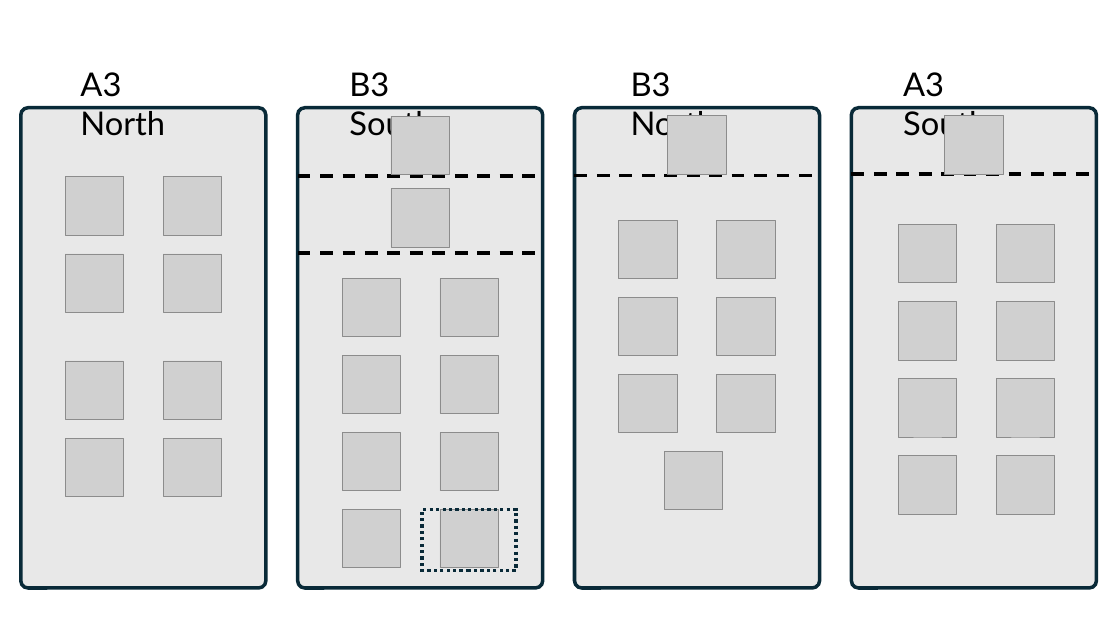
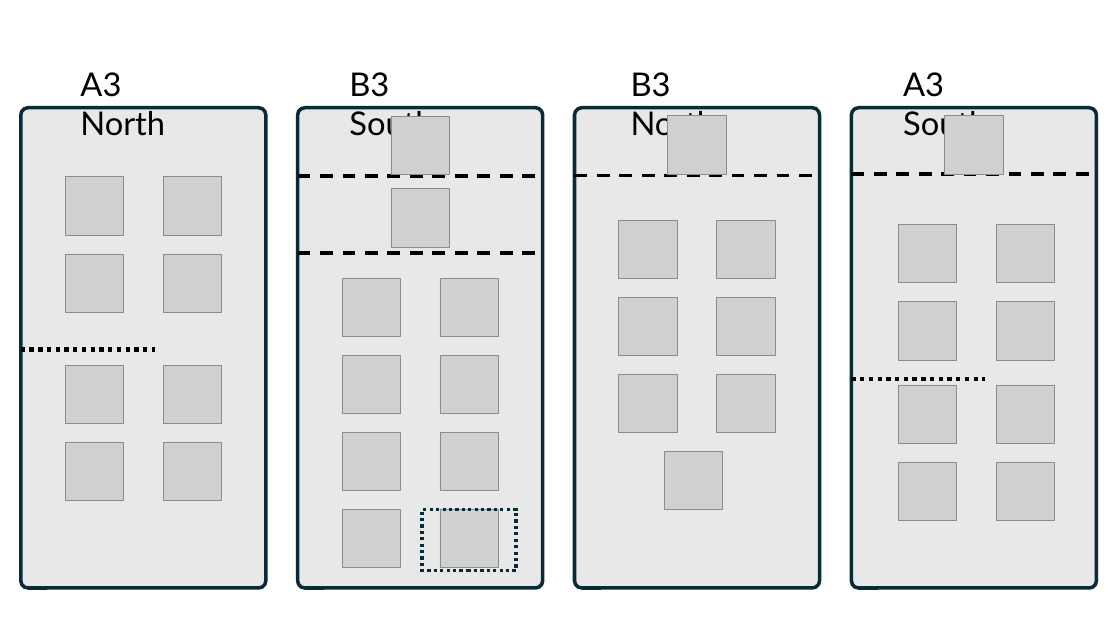
Before and after one commit to geraintpalmer/bed_moves_policy, a slide deck: slide 1 of images/icu.pptx. Drawn at 1120x630 pixels with LibreOffice and Linux fonts; fonts in the diff are those of the drawing; grey boxes stand for pictures. Boxes give left, top, right and bottom in pixels: in the first picture for what was removed or moved away, otherwise in the second. Text is boxed around its words. In the diff, an @@ line names an element or a change of style, - is before the commit and + after.

```diff
--- a/images/icu.pptx
+++ b/images/icu.pptx
@@ line added from (21, 350) to (155, 350), #000000 3.75 pt dashed @@
@@ line added from (852, 379) to (986, 379), #000000 3.75 pt dashed @@
@@ 8 pictures: place and size @@
-8 pictures at bbox=[66, 361, 1054, 514]
+8 pictures at bbox=[66, 365, 1054, 520]
```
Also in this commit, not shown: 2 other slides changed, 1 slide added, 6 other files.
